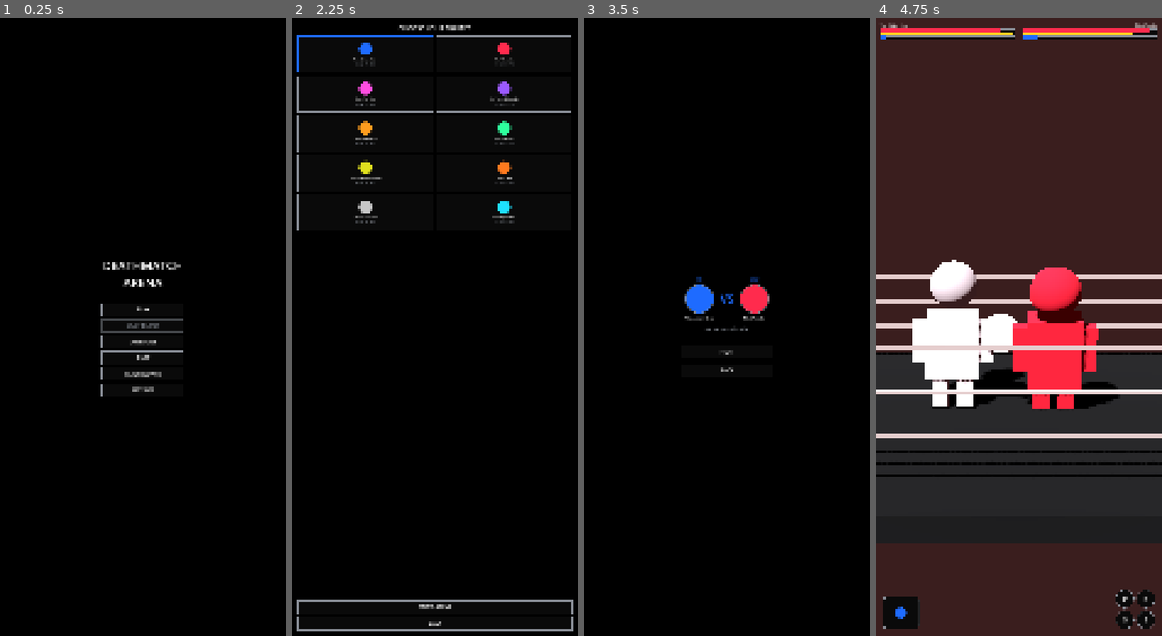
Above: before the commit, frames 1-4 (left to right).
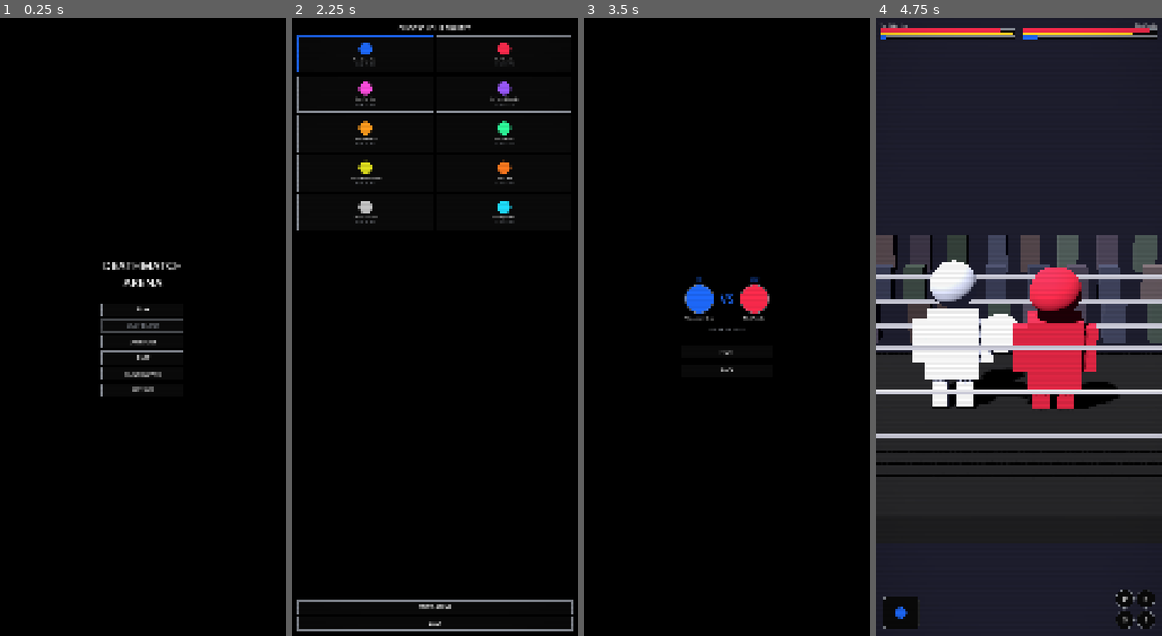
Above: after the commit, the same moments.

Repository: tehronporter/tehdeathmatchgame
Game: Godot game, scene res://scenes/MainMenu.tscn
Same seed, same stepped clock (60 frames per second), same inputs: the game is played once before the commit and once after it.
Inputs (mouse positions are in pixels of both pictures, inside the frame that each line leads up to):
- Up to frame 1 (0.25 s): no input
- Up to frame 2 (2.25 s): click "PLAY" at 0.5 s; click "BACK" at 1.25 s; click "PLAY" at 2 s
- Up to frame 3 (3.5 s): click "ENTER ARENA" at 2.75 s
- Up to frame 4 (4.75 s): click "FIGHT" at 3.5 s; tap Enter at 4.25 s; move the mouse to (1081, 296) at 4.27 s; hold D from 4.28 s (still down); tap J at 4.35 s; click (1081, 296) at 4.42 s

The runs differ from the first frame. In frame 2, 0.2% of the frame differs, in the area x 1-99%, y 2-99%; in frame 3, less than 0.1%; in frame 4, 66%, in the area x 0-100%, y 0-100%.

Commit message:
Godot polish pass: audio, crowd, CRT art direction, arena variety
- Audio autoload: procedural SFX (hit/ko/ui) + looping crowd ambience, wired
  to combat hits, KO/finisher, and UI clicks.
- Crowd backdrop rows behind the ring for atmosphere.
- Random arena per match (all 6 arenas now used).
- Global CRT scanline + vignette overlay (CRT autoload) for the late-90s MTV
  look from GAME_DESIGN.md.
- Progression wired end-to-end: wins/losses/punches -> PlayerProfile, surfaced
  on the Leaderboard.
- godot/README.md (run/verify/controls/structure/iOS-ship notes).
- Commit Godot .import/.uid metadata (build artifacts).

All verified on desktop via the screenshot loop. Full playable game:
menu -> select(10) -> VS -> fight(combat/AI/hazard/two-stage KO+finisher) ->
results, with progression, settings, leaderboard, sound, and retro art pass.

Co-Authored-By: Claude Opus 4.8 <noreply@anthropic.com>

Diff:
--- a/godot/project.godot
+++ b/godot/project.godot
@@ -15,6 +15,8 @@
 GameData="*res://scripts/GameData.gd"
 MatchConfig="*res://scripts/MatchConfig.gd"
 PlayerProfile="*res://scripts/PlayerProfile.gd"
+Audio="*res://scripts/Audio.gd"
+CRT="*res://scripts/CRT.gd"
 Shot="*res://scripts/Shot.gd"
 
 [display]
--- /dev/null
+++ b/godot/scripts/Audio.gd
@@ -0,0 +1,47 @@
+extends Node
+## Autoload: simple SFX pool + looping crowd ambience (procedural WAVs).
+
+var _hit := preload("res://assets/sfx/hit.wav")
+var _ko := preload("res://assets/sfx/ko.wav")
+var _ui := preload("res://assets/sfx/ui.wav")
+var _crowd := preload("res://assets/sfx/crowd.wav")
+
+var _pool: Array[AudioStreamPlayer] = []
+var _next := 0
+var _crowd_player: AudioStreamPlayer
+
+func _ready() -> void:
+	for i in 6:
+		var p := AudioStreamPlayer.new()
+		add_child(p)
+		_pool.append(p)
+	_crowd.loop_mode = AudioStreamWAV.LOOP_FORWARD
+	_crowd.loop_begin = 0
+	_crowd_player = AudioStreamPlayer.new()
+	_crowd_player.stream = _crowd
+	_crowd_player.volume_db = -16.0
+	add_child(_crowd_player)
+
+func _play(stream: AudioStream, vol := 0.0, pitch := 1.0) -> void:
+	var p := _pool[_next]
+	_next = (_next + 1) % _pool.size()
+	p.stream = stream
+	p.volume_db = vol
+	p.pitch_scale = pitch
+	p.play()
+
+func hit_sfx() -> void:
+	_play(_hit, -5.0, randf_range(0.9, 1.15))
+
+func ko_sfx() -> void:
+	_play(_ko, -2.0)
+
+func ui_sfx() -> void:
+	_play(_ui, -10.0)
+
+func start_crowd() -> void:
+	if not _crowd_player.playing:
+		_crowd_player.play()
+
+func stop_crowd() -> void:
+	_crowd_player.stop()
--- /dev/null
+++ b/godot/scripts/CRT.gd
@@ -0,0 +1,25 @@
+extends Node
+## Autoload: subtle global CRT scanline + vignette overlay (late-90s MTV look).
+
+func _ready() -> void:
+	var layer := CanvasLayer.new()
+	layer.layer = 100
+	add_child(layer)
+	var rect := ColorRect.new()
+	rect.set_anchors_and_offsets_preset(Control.PRESET_FULL_RECT)
+	rect.mouse_filter = Control.MOUSE_FILTER_IGNORE
+	var sh := Shader.new()
+	sh.code = """
+shader_type canvas_item;
+void fragment() {
+	float scan = sin(UV.y * 900.0) * 0.5 + 0.5;
+	float darken = mix(0.0, 0.09, scan);
+	vec2 d = UV - vec2(0.5);
+	float vig = smoothstep(0.85, 0.45, length(d));
+	COLOR = vec4(0.0, 0.0, 0.0, darken + (1.0 - vig) * 0.14);
+}
+"""
+	var mat := ShaderMaterial.new()
+	mat.shader = sh
+	rect.material = mat
+	layer.add_child(rect)
--- a/godot/scripts/CharacterSelect.gd
+++ b/godot/scripts/CharacterSelect.gd
@@ -91,4 +91,5 @@
 
 func _on_enter() -> void:
 	MatchConfig.randomize_opponent()
+	MatchConfig.randomize_arena()
 	get_tree().change_scene_to_file("res://scenes/VS.tscn")
--- a/godot/scripts/Fight.gd
+++ b/godot/scripts/Fight.gd
@@ -28,14 +28,18 @@
 var o_bars := {}
 var banner: Label
 var finish_hint: Label
+var audio: Node
 
 func _ready() -> void:
 	randomize()
+	audio = get_node_or_null("/root/Audio")
 	_build_world()
 	_spawn_fighters()
 	_build_hud()
 	_build_controls()
 	hazard_ms = 0.0
+	if audio:
+		audio.start_crowd()
 	_apply_debug()
 
 # ---------------------------------------------------------------- world
@@ -72,6 +76,18 @@
 	for h in [0.7, 1.2, 1.7]:
 		_add_box(Vector3(9.2, 0.06, 0.06), Vector3(0, h, -3.0), Color("d0d0d0"))
 		_add_box(Vector3(9.2, 0.04, 0.04), Vector3(0, h, 3.0), Color("d0d0d0"))
+	_build_crowd()
+
+func _build_crowd() -> void:
+	# Cheap crowd: rows of small dim boxes behind the ring.
+	var palette := [Color("2a2f45"), Color("3a2a2a"), Color("2a3a2f"), Color("332a3a")]
+	for row in range(3):
+		var z := -5.0 - row * 1.1
+		var y := 0.4 + row * 0.7
+		for i in range(24):
+			var x := -11.0 + i * 0.95 + randf_range(-0.15, 0.15)
+			var c: Color = palette[randi() % palette.size()].lightened(randf_range(0.0, 0.25))
+			_add_box(Vector3(0.5, 0.9, 0.5), Vector3(x, y, z), c)
 
 func _add_box(size: Vector3, pos: Vector3, color: Color) -> void:
 	var m := MeshInstance3D.new()
@@ -305,6 +321,8 @@
 		defender.position.x = clamp(defender.position.x + push * float(res["knockback"]) * 0.12, -RING_HALF, RING_HALF)
 		_spark((attacker.global_position + defender.global_position) * 0.5 + Vector3(0, 1.2, 0))
 		_shake()
+		if audio:
+			audio.hit_sfx()
 		if attacker == player and move_id == "punch":
 			PlayerProfile.record_punch()
 
@@ -386,6 +404,8 @@
 	var w: Node3D = player if winner == 0 else opponent
 	var l: Node3D = opponent if winner == 0 else player
 	l.flop()
+	if audio:
+		audio.ko_sfx()
 	MatchConfig.last_winner = winner
 	# Two-stage: a full-Hype winner earns the character finisher; else plain KO.
 	if w.hype >= 100.0:
--- a/godot/scripts/MatchConfig.gd
+++ b/godot/scripts/MatchConfig.gd
@@ -22,3 +22,7 @@
 func randomize_opponent() -> void:
 	var pool := GameData.ROSTER.filter(func(c): return c["id"] != player_id)
 	opponent_id = pool[randi() % pool.size()]["id"]
+
+## Pick a random arena for variety.
+func randomize_arena() -> void:
+	arena_id = GameData.ARENAS[randi() % GameData.ARENAS.size()]["id"]
--- a/godot/scripts/UI.gd
+++ b/godot/scripts/UI.gd
@@ -56,6 +56,11 @@
 	b.add_theme_stylebox_override("pressed", panel_style(ACCENT, ACCENT.darkened(0.6)))
 	b.add_theme_stylebox_override("disabled", panel_style(DIM.darkened(0.5)))
 	b.add_theme_stylebox_override("focus", panel_style(ACCENT))
+	if enabled:
+		b.pressed.connect(func():
+			var a := b.get_tree().root.get_node_or_null("Audio")
+			if a:
+				a.ui_sfx())
 	return b
 
 ## Full-screen dark background for a menu root.
Not shown, added: godot/assets/sfx/crowd.wav.import
Not shown, added: godot/assets/sfx/hit.wav.import
Not shown, added: godot/assets/sfx/ko.wav.import
Not shown, added: godot/assets/sfx/ui.wav.import
Not shown, added: godot/icon.svg.import
Not shown, added: godot/scripts/Audio.gd.uid
Not shown, added: godot/scripts/CRT.gd.uid
Not shown, added: godot/scripts/CharacterSelect.gd.uid
Not shown, added: godot/scripts/Fight.gd.uid
Not shown, added: godot/scripts/Fighter.gd.uid
Not shown, added: godot/scripts/GameData.gd.uid
Not shown, added: godot/scripts/Leaderboard.gd.uid
(and 17 more such lines)
